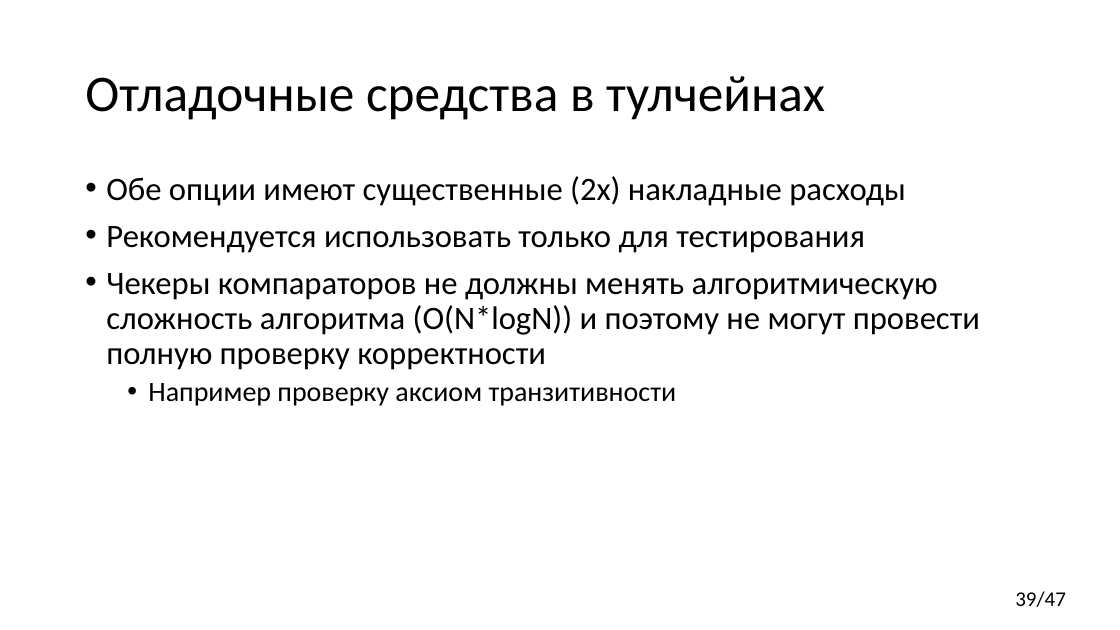
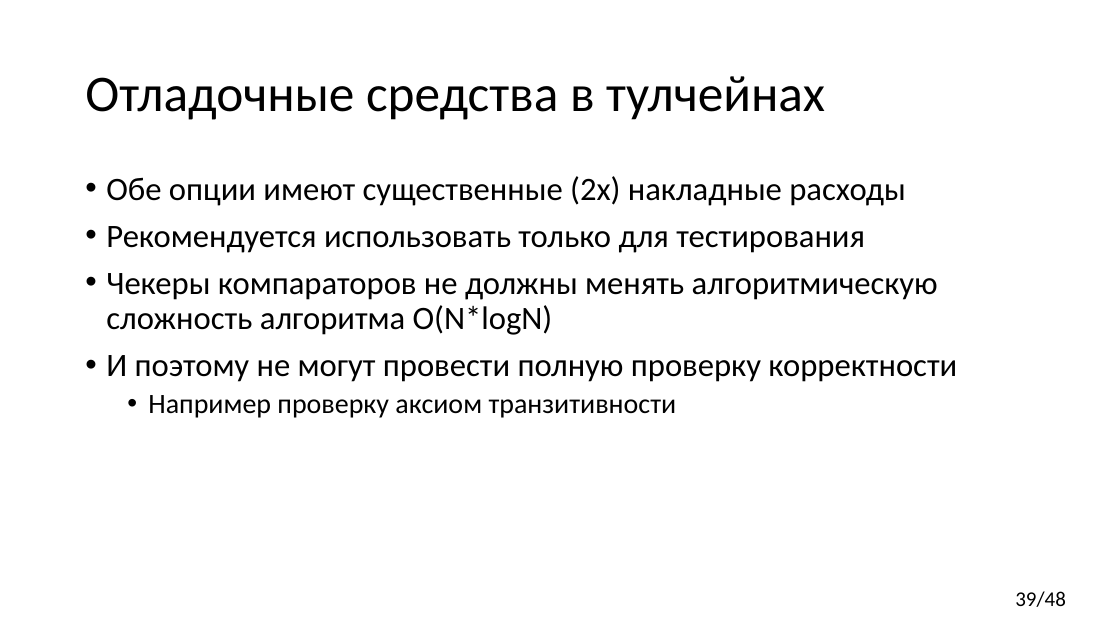
Before and after one commit to yugr/CppRussia, a slide deck: slide 39 of 2023/RU.pptx. Drawn at 1120x630 pixels with LibreOffice and Linux fonts; fonts in the diff are those of the drawing. Boxes give left, top, right and bottom in pixels: in the first picture for what was removed or moved away, otherwise in the second. Text is boxed around its words. In the diff, an @@ line names an element or a change of style, - is before the commit and + after.

Commit message:
Minor fixes.

```diff
--- a/2023/RU.pptx
+++ b/2023/RU.pptx
@@ text at (x1=106, y1=273, x2=957, y2=382): text changed @@
-• Чекеры компараторов не должны менять алгоритмическую сложность алгоритма (O(N*logN)) и поэтому не могут провести полную проверку корректности
+• Чекеры компараторов не должны менять алгоритмическую сложность алгоритма O(N*logN)
+• И поэтому не могут провести полную проверку корректности
@@ page number at (x1=1015, y1=591, x2=1066, y2=607): text changed @@
-39/47
+39/48
```
Also in this commit, not shown: 7 other slides changed.
